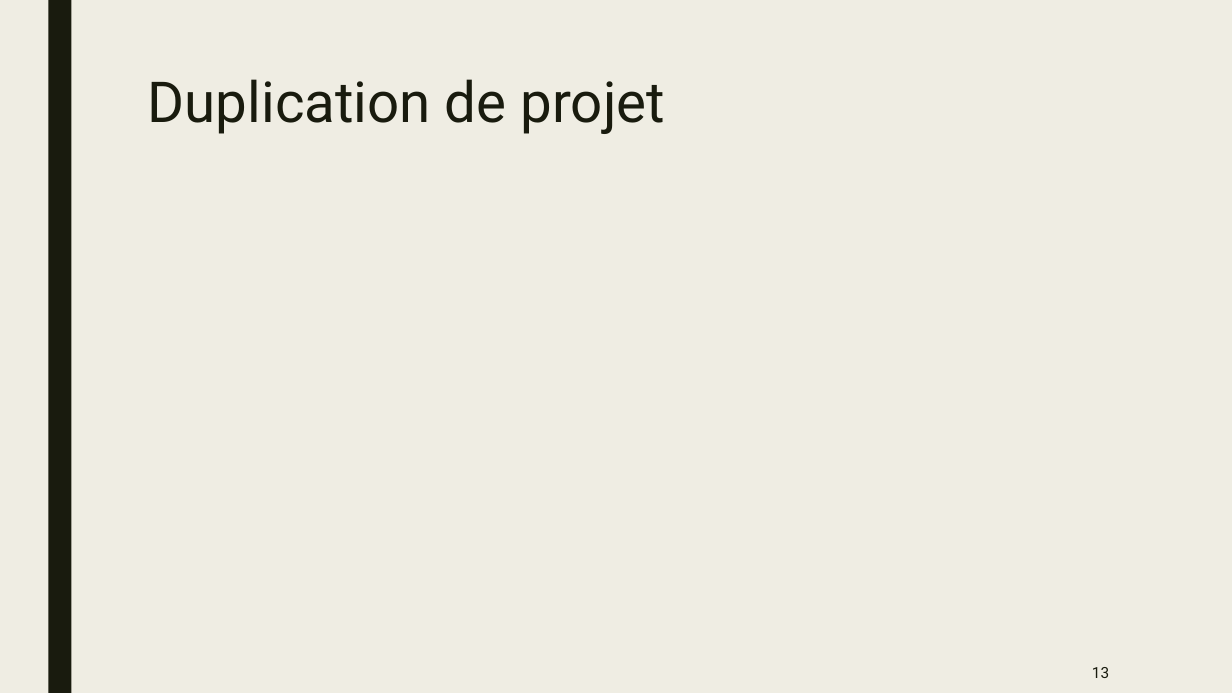
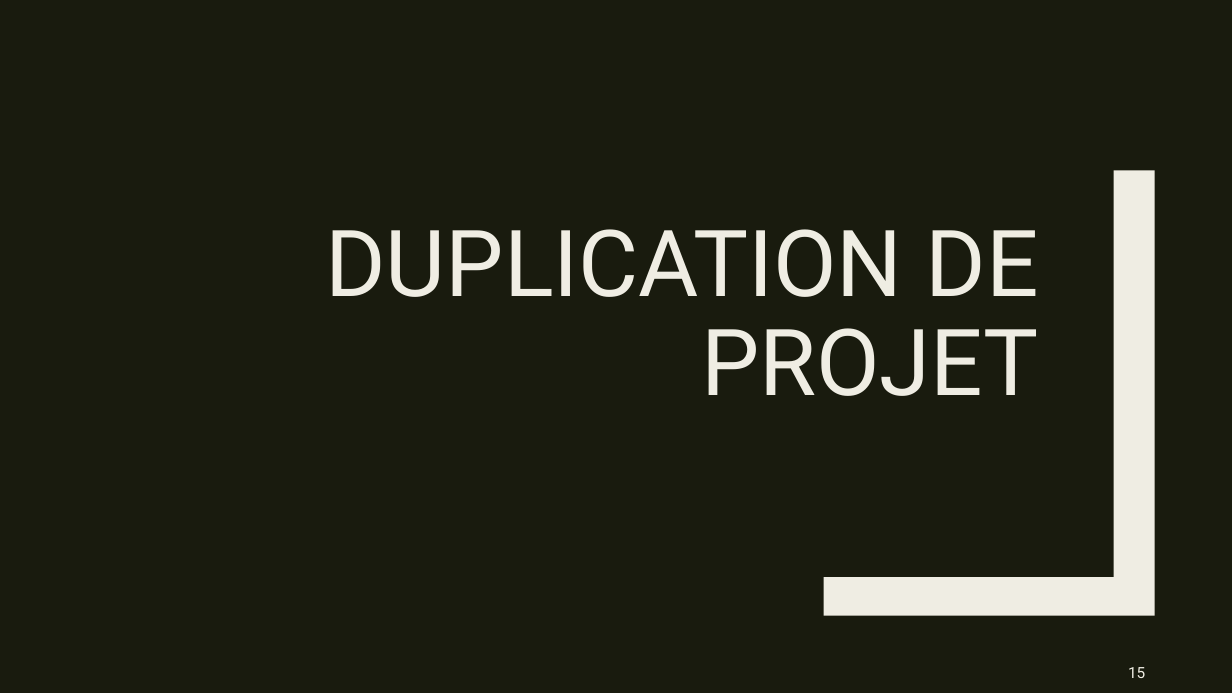
Before and after one commit to Yoan15/CDA22-23_yoan, a slide deck: slide 15 of ressources/CDA_Projet_Repotech_Yoan_Deconinck.pptx (slide 13 before the commit). Drawn at 1232x693 pixels with LibreOffice and Linux fonts; fonts in the diff are those of the drawing. Boxes give left, top, right and bottom in pixels: in the first picture for what was removed or moved away, otherwise in the second. Text is boxed around its words. In the diff, an @@ line names an element or a change of style, - is before the commit and + after.

```diff
--- a/ressources/CDA_Projet_Repotech_Yoan_Deconinck.pptx
+++ b/ressources/CDA_Projet_Repotech_Yoan_Deconinck.pptx
@@ background #EFEDE3 to #191B0E @@
@@ rectangle removed at <box>48,0,71,693</box> @@
@@ title "DUPLICATION DE PROJET" at <box>325,229,1039,396</box>: vertical alignment top to bottom @@
@@ freeform shape added at <box>824,170,1155,616</box>, fill #EFEDE3 @@
@@ title at <box>325,229,1039,396</box>: text changed; size 44 to 72 pt; text colour #191B0E to #EFEDE3 @@
-Duplication de projet
+DUPLICATION DE PROJET
@@ page number removed at <box>1092,667,1109,678</box> @@
-13
@@ page number added at <box>1128,667,1145,678</box>, 12 pt, text #EFEDE3 @@
+15
```
Also in this commit, not shown: 9 other slides changed, 20 slides added, 5 other files.
